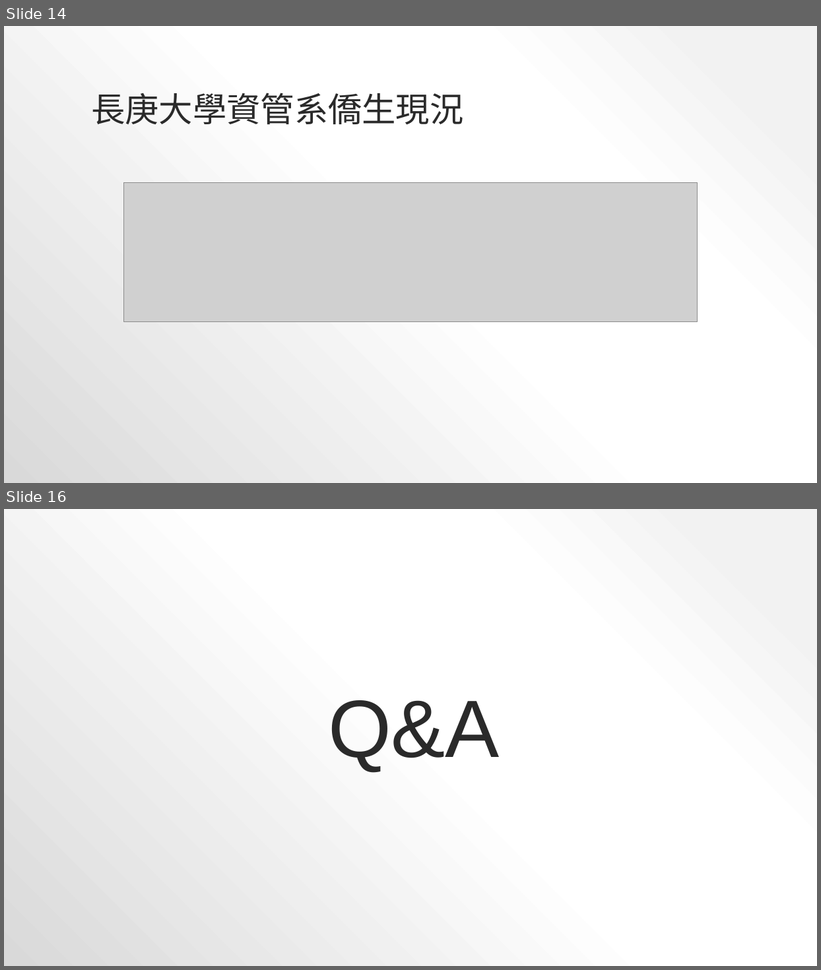
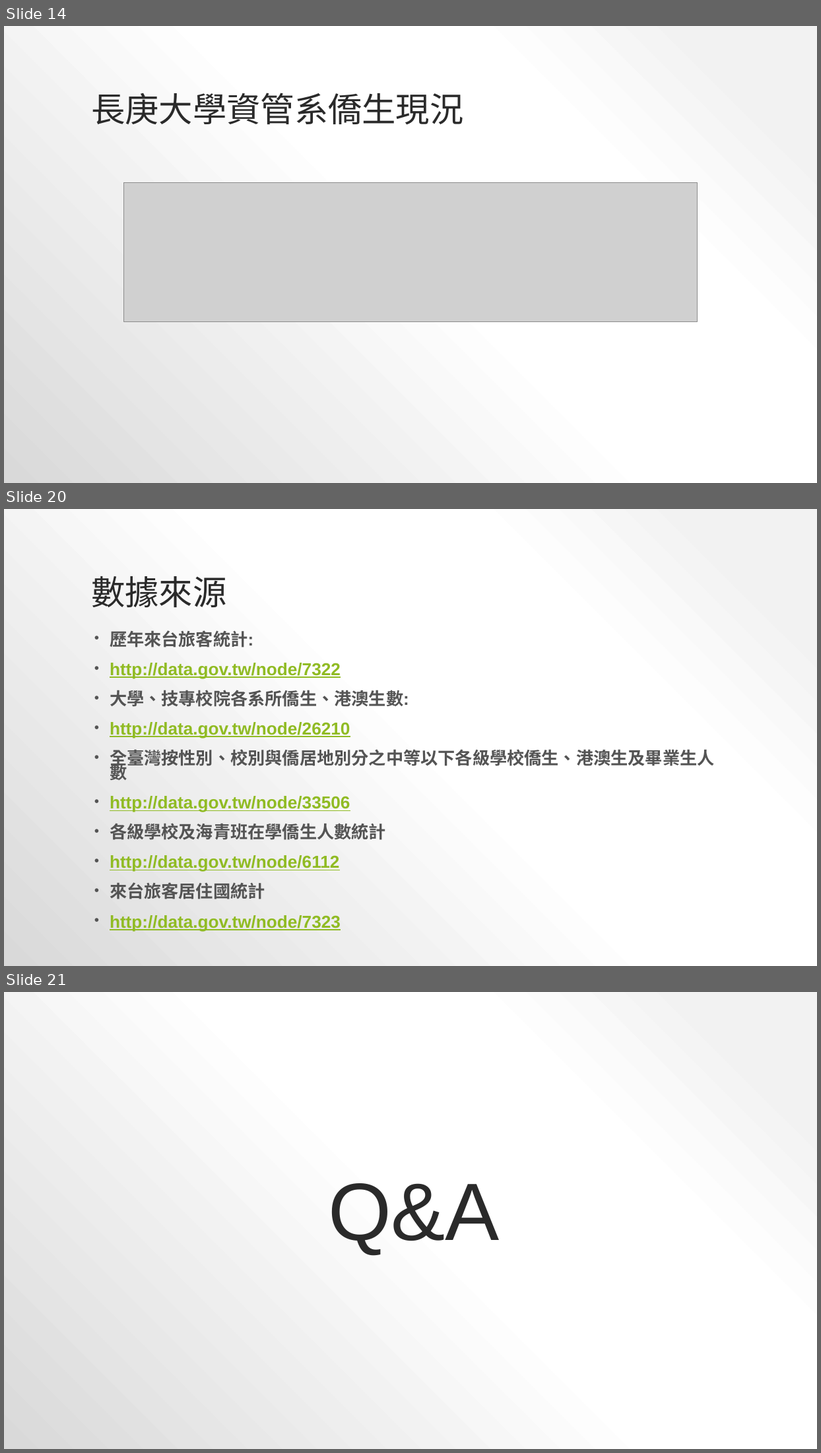
Before and after one commit to YeungSaoIan/CGUIM_BigData_FinalReport-B0344122, a slide deck: FinalReportPPT.pptx. Shown one above the other, each under a label of ours: slides 14 and 16 before the commit, slides 14, 20 and 21 after it; the slides between them are not shown. The pictures are 821x970 and 821x1453 pixels, drawn with LibreOffice and Linux fonts; fonts in the diff are those of the drawing; grey boxes stand for pictures. Boxes give left, top, right and bottom in pixels: in the first picture for what was removed or moved away, otherwise in the second. Text is boxed around its words. In the diff, an @@ line names an element or a change of style, - is before the commit and + after.

```diff
--- a/FinalReportPPT.pptx
+++ b/FinalReportPPT.pptx
@@ slide 20 added at <box>4,509,817,966</box>, background gradient #F2F2F2 to #FFFFFF to #D9D9D9 @@
@@ title added at <box>91,576,226,607</box>, 40 pt, text #2A2A2A @@
+數據來源
@@ text added at <box>110,630,715,931</box>, 20.4 pt, text #90BB23, bold, underline @@
+• 歷年來台旅客統計:
+• http://data.gov.tw/node/7322
+• 大學、技專校院各系所僑生、港澳生數:
+• http://data.gov.tw/node/26210
+• 全臺灣按性別、校別與僑居地別分之中等以下各級學校僑生、港澳生及畢業生人數
+• http://data.gov.tw/node/33506
+• 各級學校及海青班在學僑生人數統計
+• http://data.gov.tw/node/6112
+• 來台旅客居住國統計
+• http://data.gov.tw/node/7323
@@ what was slide 16 is now slide 21 @@
```
Also in this commit, not shown: 5 other slides added, 1 slide removed, 10 other files.
